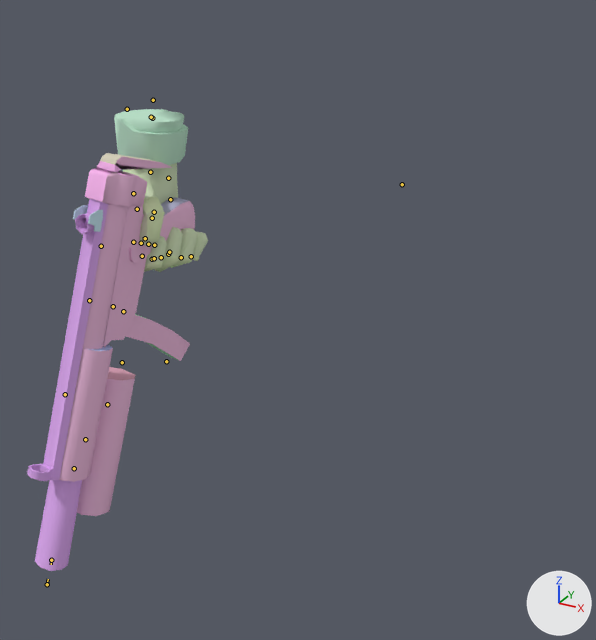
An edit to the Blender file models/BlenderFiles/SD_v_9mmar.blend, drawn before and after from the same camera.
One viewpoint serves both versions: a 50 mm lens placed at (21.5, -27.9, 14.6), pointed at (4.8, 2.5, -0.6). The lights are fixed; the arrows at lower right show +X, +Y and +Z. Both versions are drawn at frame 8 of the action 'grenade'; the numbers are the values there. The bones that bend it are drawn over the model as lines.

The first picture shows 'mp5sd', 'v_9mmar_v_gordon_hands_reference'.
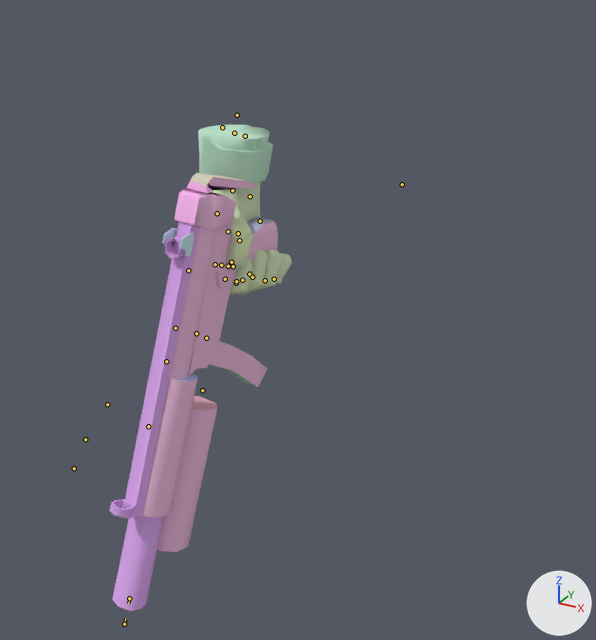
Edits to the bpy script that builds the scene:
```text
Change bone_bone03:
    where bone_bone03 = bpy.data.objects['v_9mmar.qc_skeleton'].pose.bones['Bone03']  # child of 'Bone02'
    bone_bone03.location: (2.64, 2.0, -0.33) -> (3.25, 1.8, 4.72)
```

Location of each change, [x1, y1, x2, y2] in pixels of the pictures (596 x 640 px):
'v_9mmar_mp5sd', now drawn: after [109, 173, 278, 611]
    faces in mat_gunsidemap_bmp (its picture is missing): [142, 177, 278, 552]
    faces in mat_hk_chrome_bmp (its picture is missing): [109, 221, 199, 611]
    faces in mat_gunbodyrear_bmp (its picture is missing): [174, 182, 227, 225]
    faces in mat_sighttop_bmp (its picture is missing): [162, 228, 194, 256]
    faces in mat_glback_bmp (its picture is missing): [192, 396, 217, 411]
'mp5sd', no longer drawn: before [27, 153, 195, 571]
    faces in mat_gunsidemap_bmp (its picture is missing): [59, 157, 195, 516]
    faces in mat_hk_chrome_bmp (its picture is missing): [27, 198, 108, 571]
    faces in mat_gunbodyrear_bmp (its picture is missing): [85, 161, 137, 202]
    faces in mat_sighttop_bmp (its picture is missing): [73, 205, 103, 232]
    faces in mat_glback_bmp (its picture is missing): [107, 367, 135, 381]
'v_9mmar_v_gordon_hands_reference', posed: before [114, 109, 208, 272]; after [198, 125, 292, 296]
